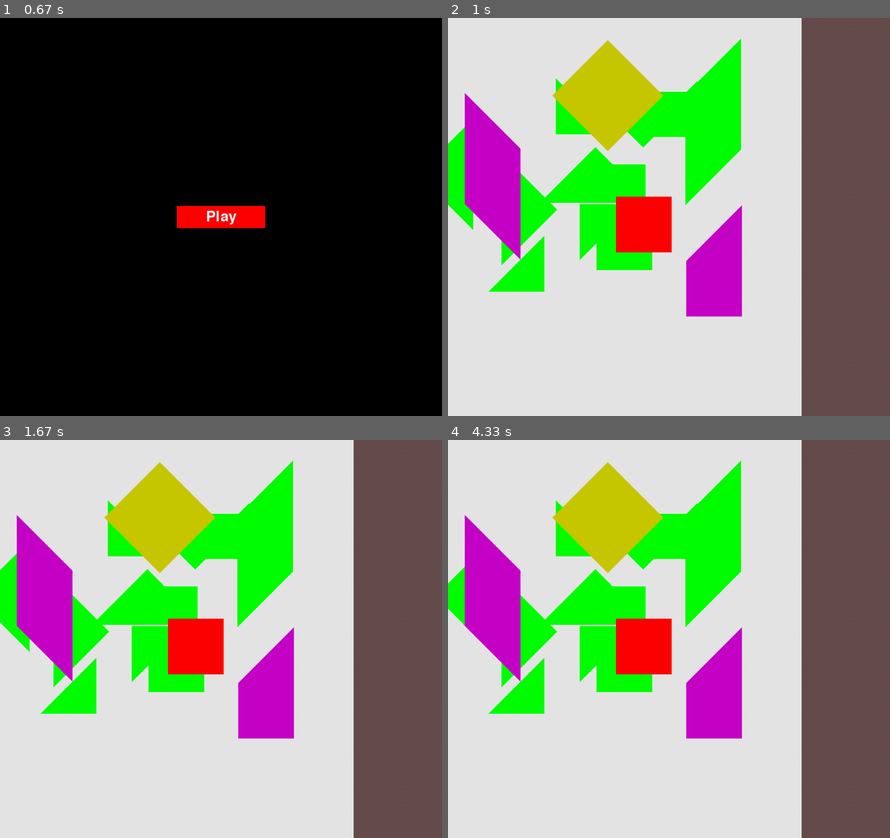
Above: before the commit, frames 1-4 (two rows, left to right).
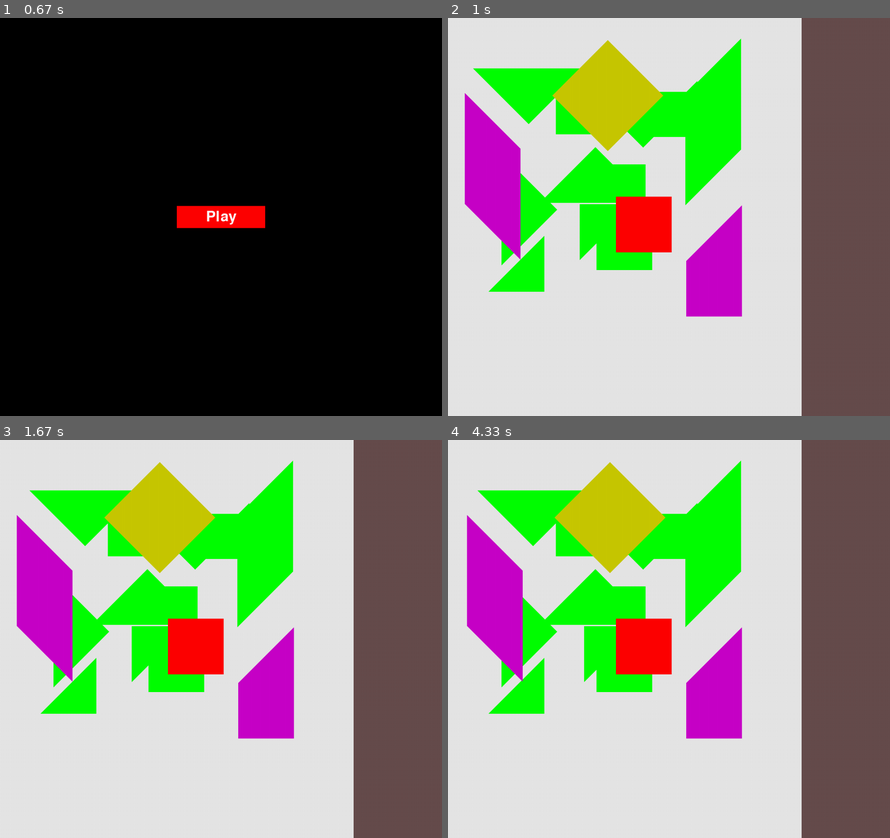
Above: after the commit, the same moments.

Repository: dradav97/TangramPygame
Game: pygame game, started from menu/main.py
The game is run twice, just before and just after one commit, with the same random seed, the same clock (stepped at 60 frames per second) and the same inputs.
Inputs:
- Up to frame 1 (0.67 s): tap Space at 0.33 s
- Up to frame 2 (1 s): click "Play" at 0.72 s
- Up to frame 3 (1.67 s): tap Y at 1 s; hold Q from 1.33 s (still down); hold Right from 1.33 s (still down)
- Up to frame 4 (4.33 s): release Q at 1.8 s; release Right at 1.8 s; tap W at 1.83 s; hold E 2.17-2.63 s; hold Right 2.17-2.63 s; tap T at 2.67 s; hold R 3-3.47 s; hold Right 3-3.47 s; tap U at 3.5 s; tap F at 3.83 s; hold I from 4.17 s (still down); hold Right from 4.17 s (still down)

Frame 1 is identical in both runs. In frame 2, 2.6% of the frame differs, in the area x 0-30%, y 12-54%; in frame 3, 2.4%; in frame 4, 3.1%, in the area x 0-50%, y 5-61%.

Commit message:
agregando eventos de las 14 fichas

Diff:
--- a/menu/figures/Quadrilateral.py
+++ b/menu/figures/Quadrilateral.py
@@ -14,6 +14,7 @@
         self.delta = 5
         self.color = color
         self.pos_random()
+        self.control= False
 
     def draw(self):
         pygame.draw.polygon(self.screen, self.color, (self.vertex_a.vertex, self.vertex_b.vertex, self.vertex_c.vertex, self.vertex_d.vertex))
--- a/menu/figures/Triangle.py
+++ b/menu/figures/Triangle.py
@@ -17,6 +17,7 @@
         self.delta = 10
         self.color = color
         self.pos_random()
+        self.control= False
 
     def rotate(self):
         grades= 1.5708
--- a/menu/main.py
+++ b/menu/main.py
@@ -68,12 +68,12 @@
         self.ta = Triangle(deepcopy(l), deepcopy(c), deepcopy(o), deepcopy(l), self.screen, self.RED)
         self.ts = Triangle(deepcopy(o), deepcopy(c), deepcopy(h), deepcopy(o), self.screen, self.BLUE)
 
-        self.cr = Quadrilateral(deepcopy(n), deepcopy(j), deepcopy(f), deepcopy(i), deepcopy(n), self.screen,self.ORANGE)
-        self.ce = Quadrilateral(deepcopy(a), deepcopy(l), deepcopy(o), deepcopy(j), deepcopy(a), self.screen,self.YELLOW)
-        self.ct = Quadrilateral(deepcopy(b), deepcopy(i), deepcopy(p), deepcopy(m), deepcopy(b), self.screen,self.GREEN )
-        self.cd = Quadrilateral(deepcopy(o), deepcopy(h), deepcopy(t), deepcopy(s), deepcopy(o), self.screen,self.GREEN)
-        self.cf = Quadrilateral(deepcopy(s), deepcopy(t), deepcopy(k), deepcopy(p), deepcopy(s), self.screen,self.RED)
-        self.cg = Quadrilateral(deepcopy(m), deepcopy(p), deepcopy(k), deepcopy(d), deepcopy(d), self.screen,self.YELLOW)
+        self.tr = Quadrilateral(deepcopy(n), deepcopy(j), deepcopy(f), deepcopy(i), deepcopy(n), self.screen,self.ORANGE)
+        self.te = Quadrilateral(deepcopy(a), deepcopy(l), deepcopy(o), deepcopy(j), deepcopy(a), self.screen,self.YELLOW)
+        self.tt = Quadrilateral(deepcopy(b), deepcopy(i), deepcopy(p), deepcopy(m), deepcopy(b), self.screen,self.GREEN )
+        self.td = Quadrilateral(deepcopy(o), deepcopy(h), deepcopy(t), deepcopy(s), deepcopy(o), self.screen,self.GREEN)
+        self.tf = Quadrilateral(deepcopy(s), deepcopy(t), deepcopy(k), deepcopy(p), deepcopy(s), self.screen,self.RED)
+        self.tg = Quadrilateral(deepcopy(m), deepcopy(p), deepcopy(k), deepcopy(d), deepcopy(d), self.screen,self.YELLOW)
 
     def run_game(self):
         #
@@ -81,6 +81,8 @@
             # time of frames
             self.clock.tick(60)
 
+
+
             # even loop
             for event in pygame.event.get():
                 #print(event)
@@ -93,27 +95,241 @@
                     mousePos = pygame.mouse.get_pos()
                     self.check_button(mousePos)
 
-                elif event.type == pygame.KEYDOWN:
+                if event.type == pygame.KEYDOWN:
                     if event.key == pygame.K_q:
-                        self.control = True
+                        self.tq.control = True
+                    if event.key == pygame.K_w:
+                        self.tw.control = True
+                    if event.key == pygame.K_e:
+                        self.te.control = True
+                    if event.key == pygame.K_r:
+                        self.tr.control = True
+                    if event.key == pygame.K_t:
+                        self.tt.control = True
+                    if event.key == pygame.K_y:
+                        self.ty.control = True
+                    if event.key == pygame.K_u:
+                        self.tu.control = True
+                    if event.key == pygame.K_i:
+                        self.ti.control = True
+                    if event.key == pygame.K_o:
+                        self.to.control = True
+                    if event.key == pygame.K_p:
+                        self.tp.control = True
+                    if event.key == pygame.K_a:
+                        self.ta.control = True
+                    if event.key == pygame.K_s:
+                        self.ts.control = True
+                    if event.key == pygame.K_d:
+                        self.td.control = True
+                    if event.key == pygame.K_f:
+                        self.tf.control = True
+                    if event.key == pygame.K_g:
+                        self.tg.control = True
+
+                if self.control:
+                    print("corriendo")
+                else:
+                    print("sale")
                 if event.type == pygame.KEYDOWN:
-                    if event.key== pygame.K_RIGHT:
+                    if event.key== pygame.K_RIGHT and self.tq.control:
                         self.tq.move_r
-                    if event.key== pygame.K_DOWN:
+                    if event.key== pygame.K_DOWN and self.tq.control:
                         self.tq.move_d
-                    if event.key== pygame.K_LEFT:
+                    if event.key== pygame.K_LEFT and self.tq.control:
                         self.tq.move_l
-                    if event.key== pygame.K_UP:
+                    if event.key== pygame.K_UP and self.tq.control:
                         self.tq.move_u
-                    if event.key== pygame.K_SPACE:
+                    if event.key== pygame.K_SPACE and self.tq.control:
                         self.tq.rotate()
 
-
-                elif event.type == pygame.KEYDOWN:
-                    self.control= False
-
-
-
+                    if event.key== pygame.K_RIGHT and self.tw.control:
+                        self.tw.move_r
+                    if event.key== pygame.K_DOWN and self.tw.control:
+                        self.tw.move_d
+                    if event.key== pygame.K_LEFT and self.tw.control:
+                        self.tw.move_l
+                    if event.key== pygame.K_UP and self.tw.control:
+                        self.tw.move_u
+                    if event.key== pygame.K_SPACE and self.tw.control:
+                        self.tw.rotate()
+
+                    if event.key== pygame.K_RIGHT and self.te.control:
+                        self.te.move_r
+                    if event.key== pygame.K_DOWN and self.te.control:
+                        self.te.move_d
+                    if event.key== pygame.K_LEFT and self.te.control:
+                        self.te.move_l
+                    if event.key== pygame.K_UP and self.te.control:
+                        self.te.move_u
+                    if event.key== pygame.K_SPACE and self.te.control:
+                        self.te.rotate()
+
+                    if event.key== pygame.K_RIGHT and self.tr.control:
+                        self.tr.move_r
+                    if event.key== pygame.K_DOWN and self.tr.control:
+                        self.tr.move_d
+                    if event.key== pygame.K_LEFT and self.tr.control:
+                        self.tr.move_l
+                    if event.key== pygame.K_UP and self.tr.control:
+                        self.tr.move_u
+                    if event.key== pygame.K_SPACE and self.tr.control:
+                        self.tr.rotate()
+
+                    if event.key== pygame.K_RIGHT and self.tt.control:
+                        self.tt.move_r
+                    if event.key== pygame.K_DOWN and self.tt.control:
+                        self.tt.move_d
+                    if event.key== pygame.K_LEFT and self.tt.control:
+                        self.tt.move_l
+                    if event.key== pygame.K_UP and self.tt.control:
+                        self.tt.move_u
+                    if event.key== pygame.K_SPACE and self.tt.control:
+                        self.tt.rotate()
+
+                    if event.key== pygame.K_RIGHT and self.ty.control:
+                        self.ty.move_r
+                    if event.key== pygame.K_DOWN and self.ty.control:
+                        self.ty.move_d
+                    if event.key== pygame.K_LEFT and self.ty.control:
+                        self.ty.move_l
+                    if event.key== pygame.K_UP and self.ty.control:
+                        self.ty.move_u
+                    if event.key== pygame.K_SPACE and self.ty.control:
+                        self.ty.rotate()
+
+                    if event.key== pygame.K_RIGHT and self.tu.control:
+                        self.tu.move_r
+                    if event.key== pygame.K_DOWN and self.tu.control:
+                        self.tu.move_d
+                    if event.key== pygame.K_LEFT and self.tu.control:
+                        self.tu.move_l
+                    if event.key== pygame.K_UP and self.tu.control:
+                        self.tu.move_u
+                    if event.key== pygame.K_SPACE and self.tu.control:
+                        self.tu.rotate()
+
+                    if event.key== pygame.K_RIGHT and self.ti.control:
+                        self.ti.move_r
+                    if event.key== pygame.K_DOWN and self.ti.control:
+                        self.ti.move_d
+                    if event.key== pygame.K_LEFT and self.ti.control:
+                        self.ti.move_l
+                    if event.key== pygame.K_UP and self.ti.control:
+                        self.ti.move_u
+                    if event.key== pygame.K_SPACE and self.ti.control:
+                        self.ti.rotate()
+
+                    if event.key== pygame.K_RIGHT and self.to.control:
+                        self.to.move_r
+                    if event.key== pygame.K_DOWN and self.to.control:
+                        self.to.move_d
+                    if event.key== pygame.K_LEFT and self.to.control:
+                        self.to.move_l
+                    if event.key== pygame.K_UP and self.to.control:
+                        self.to.move_u
+                    if event.key== pygame.K_SPACE and self.to.control:
+                        self.to.rotate()
+
+                    if event.key== pygame.K_RIGHT and self.tp.control:
+                        self.tp.move_r
+                    if event.key== pygame.K_DOWN and self.tp.control:
+                        self.tp.move_d
+                    if event.key== pygame.K_LEFT and self.tp.control:
+                        self.tp.move_l
+                    if event.key== pygame.K_UP and self.tp.control:
+                        self.tp.move_u
+                    if event.key== pygame.K_SPACE and self.tp.control:
+                        self.tp.rotate()
+
+                    if event.key== pygame.K_RIGHT and self.ta.control:
+                        self.ta.move_r
+                    if event.key== pygame.K_DOWN and self.ta.control:
+                        self.ta.move_d
+                    if event.key== pygame.K_LEFT and self.ta.control:
+                        self.ta.move_l
+                    if event.key== pygame.K_UP and self.ta.control:
+                        self.ta.move_u
+                    if event.key== pygame.K_SPACE and self.ta.control:
+                        self.ta.rotate()
+
+                    if event.key== pygame.K_RIGHT and self.ts.control:
+                        self.ts.move_r
+                    if event.key== pygame.K_DOWN and self.ts.control:
+                        self.ts.move_d
+                    if event.key== pygame.K_LEFT and self.ts.control:
+                        self.ts.move_l
+                    if event.key== pygame.K_UP and self.ts.control:
+                        self.ts.move_u
+                    if event.key== pygame.K_SPACE and self.ts.control:
+                        self.ts.rotate()
+
+                    if event.key== pygame.K_RIGHT and self.td.control:
+                        self.td.move_r
+                    if event.key== pygame.K_DOWN and self.td.control:
+                        self.td.move_d
+                    if event.key== pygame.K_LEFT and self.td.control:
+                        self.td.move_l
+                    if event.key== pygame.K_UP and self.td.control:
+                        self.td.move_u
+                    if event.key== pygame.K_SPACE and self.td.control:
+                        self.td.rotate()
+
+                    if event.key== pygame.K_RIGHT and self.tf.control:
+                        self.tf.move_r
+                    if event.key== pygame.K_DOWN and self.tf.control:
+                        self.tf.move_d
+                    if event.key== pygame.K_LEFT and self.tf.control:
+                        self.tf.move_l
+                    if event.key== pygame.K_UP and self.tf.control:
+                        self.tf.move_u
+                    if event.key== pygame.K_SPACE and self.tf.control:
+                        self.tf.rotate()
+
+                    if event.key== pygame.K_RIGHT and self.tg.control:
+                        self.tg.move_r
+                    if event.key== pygame.K_DOWN and self.tg.control:
+                        self.tg.move_d
+                    if event.key== pygame.K_LEFT and self.tg.control:
+                        self.tg.move_l
+                    if event.key== pygame.K_UP and self.tg.control:
+                        self.tg.move_u
+                    if event.key== pygame.K_SPACE and self.tg.control:
+                        self.tg.rotate()
+
+
+                elif event.type == pygame.KEYUP:
+
+                    if event.key == pygame.K_q:
+                        self.tq.control= False
+                    if event.key == pygame.K_w:
+                        self.tw.control= False
+                    if event.key == pygame.K_e:
+                        self.te.control= False
+                    if event.key == pygame.K_r:
+                        self.tr.control= False
+                    if event.key == pygame.K_t:
+                        self.tt.control= False
+                    if event.key == pygame.K_y:
+                        self.ty.control= False
+                    if event.key == pygame.K_u:
+                        self.tu.control= False
+                    if event.key == pygame.K_i:
+                        self.ti.control= False
+                    if event.key == pygame.K_o:
+                        self.to.control= False
+                    if event.key == pygame.K_p:
+                        self.tp.control= False
+                    if event.key == pygame.K_a:
+                        self.ta.control= False
+                    if event.key == pygame.K_s:
+                        self.ts.control= False
+                    if event.key == pygame.K_d:
+                        self.td.control= False
+                    if event.key == pygame.K_f:
+                        self.tf.control= False
+                    if event.key == pygame.K_g:
+                        self.tg.control= False
 
             #draw button
             self.play_button.draw_button()
@@ -147,12 +363,12 @@
         self.ta.draw()
         self.ts.draw()
 
-        self.cr.draw()
-        self.ce.draw()
-        self.ct.draw()
-        self.cd.draw()
-        self.cf.draw()
-        self.cg.draw()
+        self.tr.draw()
+        self.te.draw()
+        self.tt.draw()
+        self.td.draw()
+        self.tf.draw()
+        self.tg.draw()
 
 
     def interface(self):
